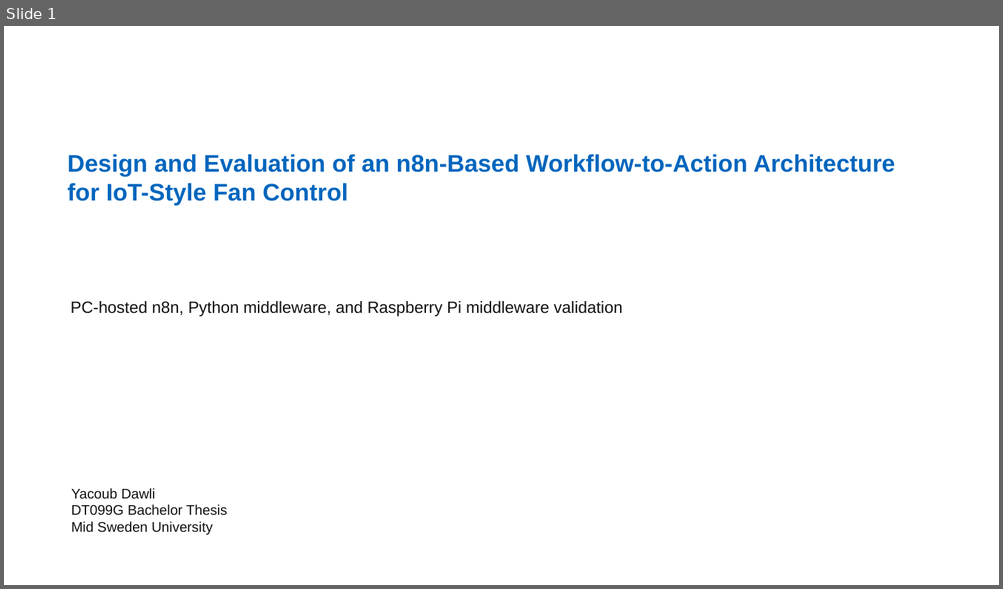
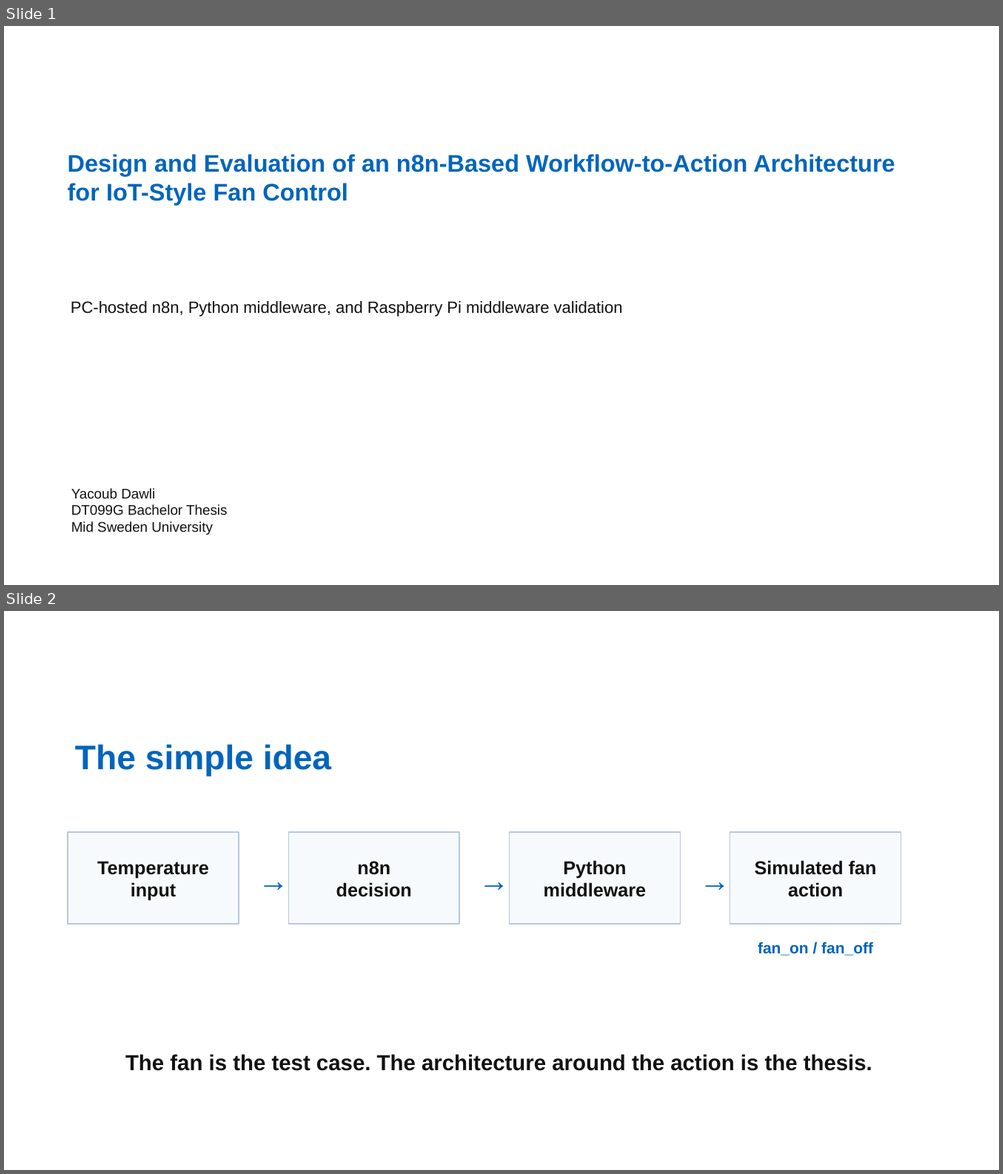
Before and after one commit to Rumple12/new-yacoub-thesis, a slide deck: presentation/deck/yacoub-thesis-presentation.pptx. Shown one above the other, each under a label of ours: slide 1 before the commit, slides 1 and 2 after it. The pictures are 1003x589 and 1003x1174 pixels, drawn with LibreOffice and Linux fonts; fonts in the diff are those of the drawing; background and template pictures are left out. Boxes give left, top, right and bottom in pixels: in the first picture for what was removed or moved away, otherwise in the second. Text is boxed around its words. In the diff, an @@ line names an element or a change of style, - is before the commit and + after.

Commit message:
Update slide 02 simple idea

```diff
--- a/presentation/deck/yacoub-thesis-presentation.pptx
+++ b/presentation/deck/yacoub-thesis-presentation.pptx
@@ slide 2 added at [4,611,999,1170], background #FFFFFF @@
@@ text added at [75,744,331,777], 33 pt, text #0065BD, bold @@
+The simple idea
@@ rectangle added at [68,832,239,924], fill #F7FAFC, outline #B8C7D9 1.13 pt, 18 pt, text #111111, bold @@
+Temperature
+input
@@ rectangle added at [288,832,459,924], fill #F7FAFC, outline #B8C7D9 1.13 pt, 18 pt, text #111111, bold @@
+n8n
+decision
@@ rectangle added at [509,832,680,924], fill #F7FAFC, outline #B8C7D9 1.13 pt, 18 pt, text #111111, bold @@
+Python
+middleware
@@ rectangle added at [730,832,901,924], fill #F7FAFC, outline #B8C7D9 1.13 pt, 18 pt, text #111111, bold @@
+Simulated fan
+action
@@ text added at [250,857,295,899], 30 pt, text #0065BD, bold @@
+→
@@ text added at [471,857,516,899], 30 pt, text #0065BD, bold @@
+→
@@ text added at [692,857,737,899], 30 pt, text #0065BD, bold @@
+→
@@ text added at [757,942,873,956], 15 pt, text #0065BD, bold @@
+fan_on / fan_off
@@ text added at [125,1054,872,1071], 21 pt, text #111111, bold @@
+The fan is the test case. The architecture around the action is the thesis.
```
Also in this commit, not shown: 1 other file.
